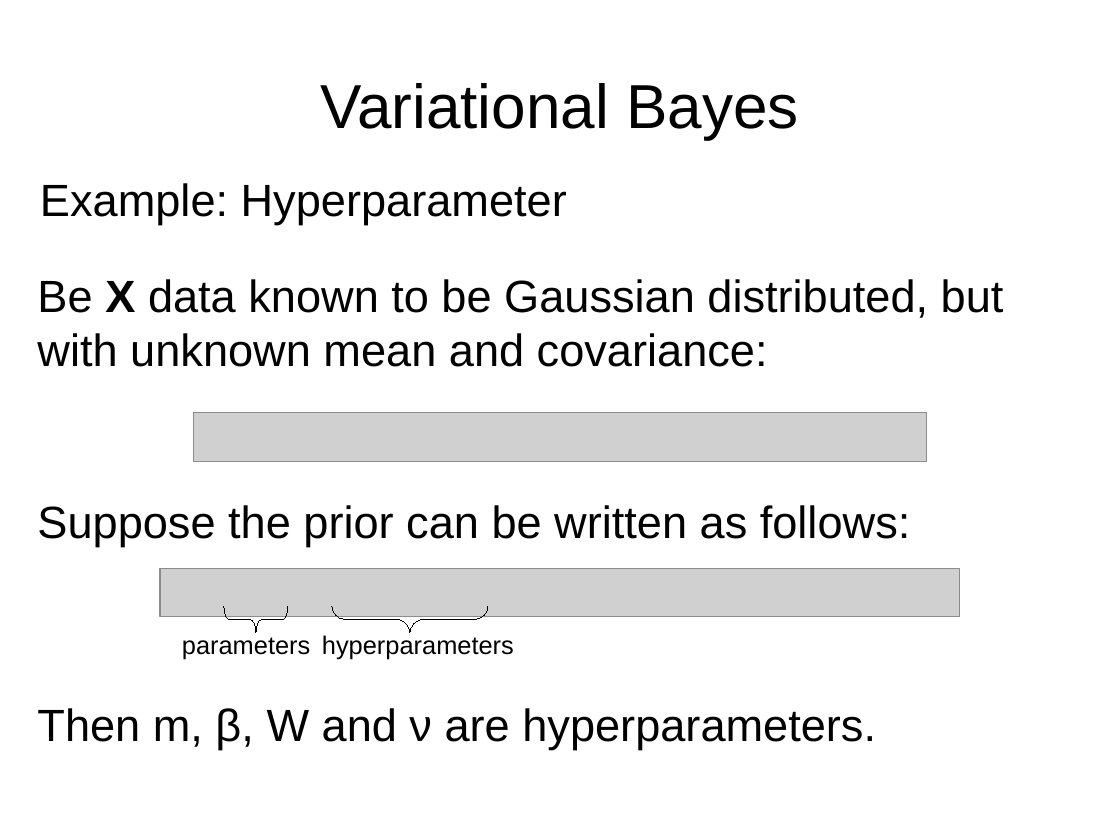
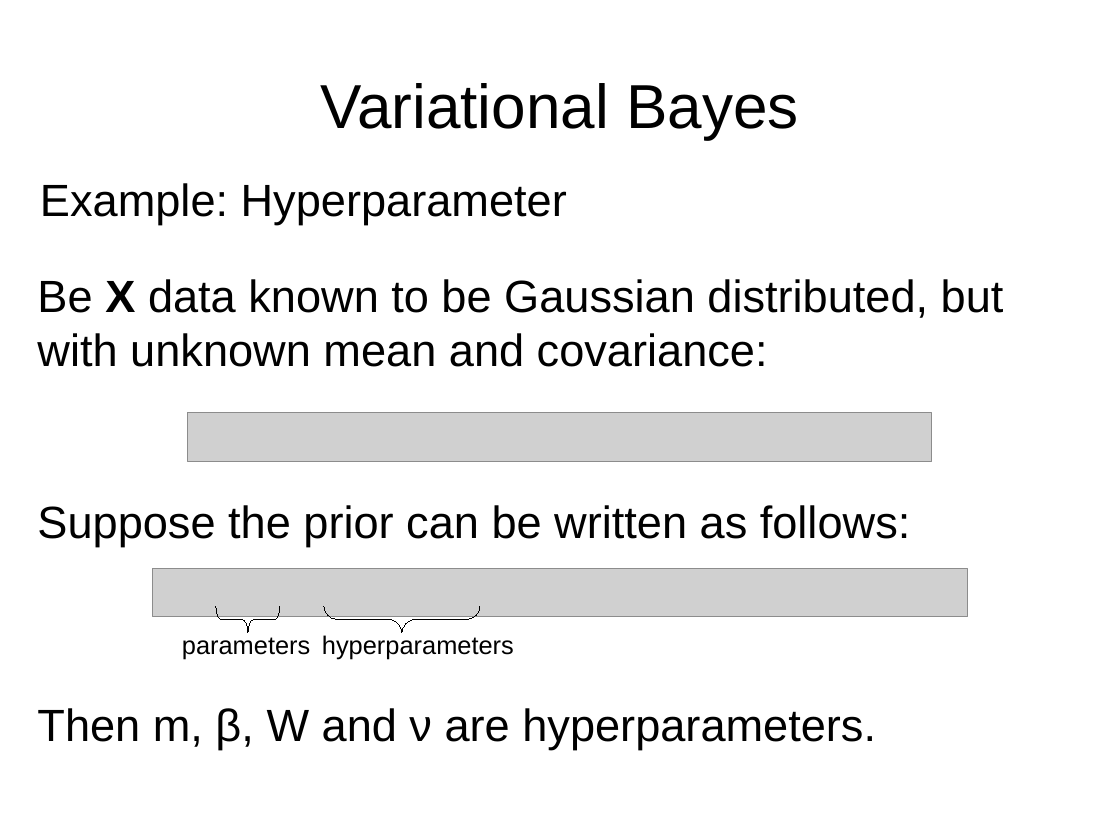
Before and after one commit to jPhy/master_thesis, a slide deck: slide 6 of presentation_25_July_BAT_day/presentation.odp. Drawn at 1120x840 pixels with LibreOffice and Linux fonts; fonts in the diff are those of the drawing; grey boxes stand for pictures. Boxes give left, top, right and bottom in pixels: in the first picture for what was removed or moved away, otherwise in the second. Text is boxed around its words. In the diff, an @@ line names an element or a change of style, - is before the commit and + after.

Commit message:
[presentation_BAT_day] final improvements and corrections
o pypmc_demo: make Perplexity and ESS the last output (avoid scrolling)
o rename component weights omega --> alpha
o move details on VB to very end
o include presentation as pdf file

```diff
--- a/presentation_25_July_BAT_day/presentation.odp
+++ b/presentation_25_July_BAT_day/presentation.odp
@@ picture: place and size @@
-picture at bbox=[193, 413, 927, 461]
+picture at bbox=[188, 413, 933, 461]
@@ picture: place and size @@
-picture at bbox=[161, 568, 960, 616]
+picture at bbox=[152, 568, 969, 616]
@@ freeform shape: place and size @@
-freeform shape at bbox=[224, 607, 288, 632]
+freeform shape at bbox=[216, 607, 281, 632]
@@ freeform shape: place and size @@
-freeform shape at bbox=[332, 607, 488, 633]
+freeform shape at bbox=[324, 607, 480, 633]
```
Also in this commit, not shown: 3 other slides changed, 1 slide added, 1 slide removed, 2 other files.
